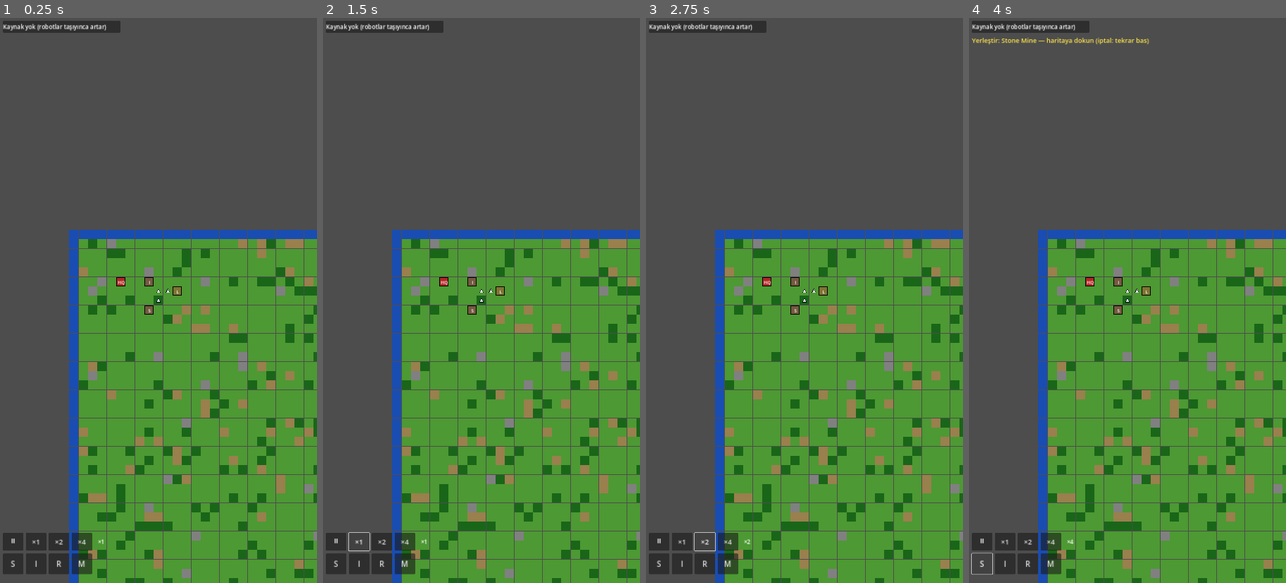
Above: before the commit, frames 1-4 (left to right).
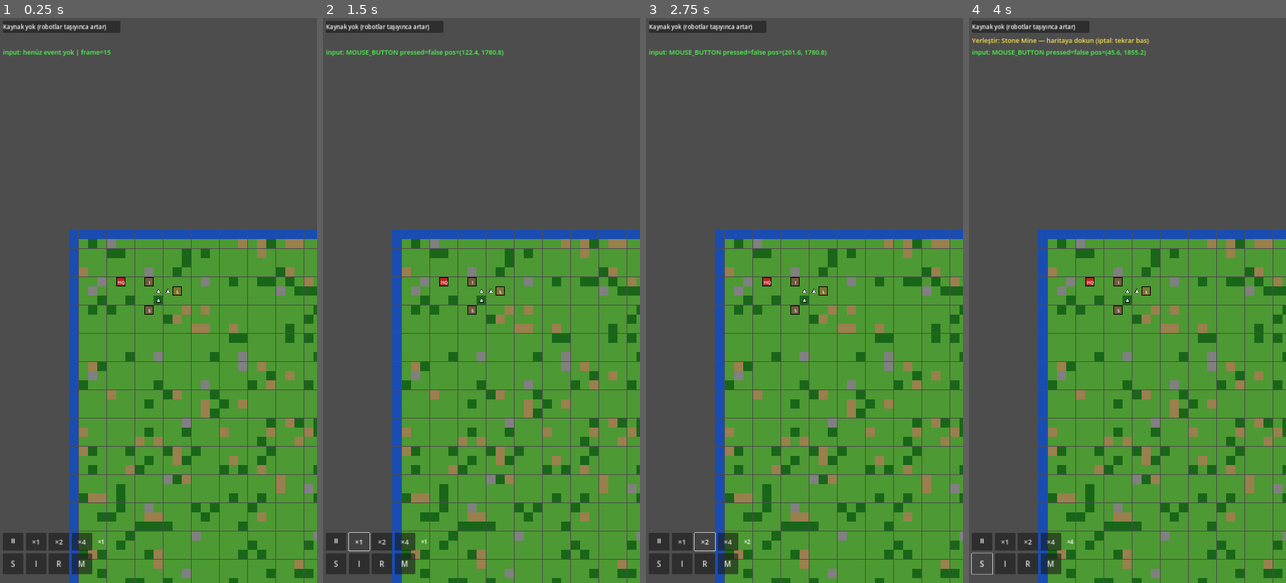
Above: after the commit, the same moments.

Repository: YigitcanOzay/robotic-planet-remaster
Game: Godot game, scene res://scenes/game/main_game.tscn
The game is run twice, just before and just after one commit, with the same random seed, the same clock (stepped at 60 frames per second) and the same inputs.
Inputs:
- Up to frame 1 (0.25 s): no input
- Up to frame 2 (1.5 s): click "⏸" at 0.5 s; click "×1" at 1.25 s
- Up to frame 3 (2.75 s): click "×2" at 2 s
- Up to frame 4 (4 s): click "×4" at 2.75 s; click "S" at 3.5 s

The runs differ from the first frame. In frame 1, 0.2% of the frame differs, in the area x 0-35%, y 5-7%; in frame 2, 0.3%; in frame 3, 0.3%, in the area x 0-58%, y 5-7%; in frame 4, 0.3%.

Commit message:
debug: input teşhis etiketi (geçici)

Diff:
--- a/scripts/systems/HUD.gd
+++ b/scripts/systems/HUD.gd
@@ -14,6 +14,9 @@
 var resource_label: Label
 var speed_label: Label
 var status_label: Label
+var debug_label: Label   # GEÇİCİ: input teşhisi için, sorun çözülünce kaldırılacak
+var _frame_count: int = 0
+var _input_event_seen: bool = false
 
 # Yerleştirme durumu
 var placing_key: String = ""   # "" ise yerleştirme kapalı
@@ -31,6 +34,9 @@
 
 func _process(_delta: float) -> void:
 	_update_resource_label()
+	_frame_count += 1
+	if not _input_event_seen:
+		debug_label.text = "input: henüz event yok | frame=%d" % _frame_count
 
 # =============================================================================
 # UI OLUŞTUR
@@ -46,6 +52,14 @@
 	resource_label.text = "Kaynaklar yükleniyor..."
 	resource_label.add_theme_font_size_override("font_size", 20)
 	top.add_child(resource_label)
+
+	# --- GEÇİCİ: input teşhis etiketi ---
+	debug_label = Label.new()
+	debug_label.text = "input: (henüz yok)"
+	debug_label.position = Vector2(10, 100)
+	debug_label.add_theme_font_size_override("font_size", 22)
+	debug_label.add_theme_color_override("font_color", Color(0.3, 1, 0.3))
+	add_child(debug_label)
 
 	# --- Durum etiketi (yerleştirme modu) ---
 	status_label = Label.new()
@@ -113,6 +127,20 @@
 	status_label.text = "Yerleştir: %s — haritaya dokun (iptal: tekrar bas)" % data.get("name", key)
 
 func _input(event: InputEvent) -> void:
+	# GEÇİCİ: hangi event tiplerinin geldiğini teşhis et
+	if event is InputEventScreenTouch:
+		_input_event_seen = true
+		debug_label.text = "input: SCREEN_TOUCH pressed=%s pos=%s" % [event.pressed, event.position]
+	elif event is InputEventScreenDrag:
+		_input_event_seen = true
+		debug_label.text = "input: SCREEN_DRAG pos=%s rel=%s" % [event.position, event.relative]
+	elif event is InputEventMouseButton:
+		_input_event_seen = true
+		debug_label.text = "input: MOUSE_BUTTON pressed=%s pos=%s" % [event.pressed, event.position]
+	elif event is InputEventMouseMotion:
+		_input_event_seen = true
+		debug_label.text = "input: MOUSE_MOTION pos=%s" % [event.position]
+
 	if placing_key == "":
 		return
 	# Ekrana dokunma → grid pozisyonuna bina koy
